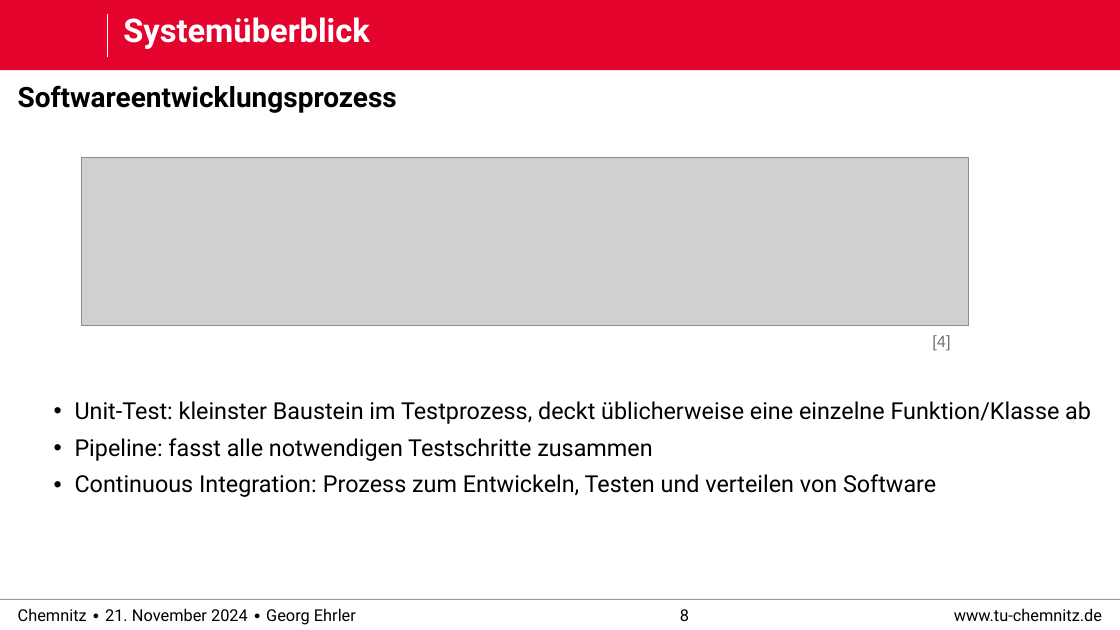
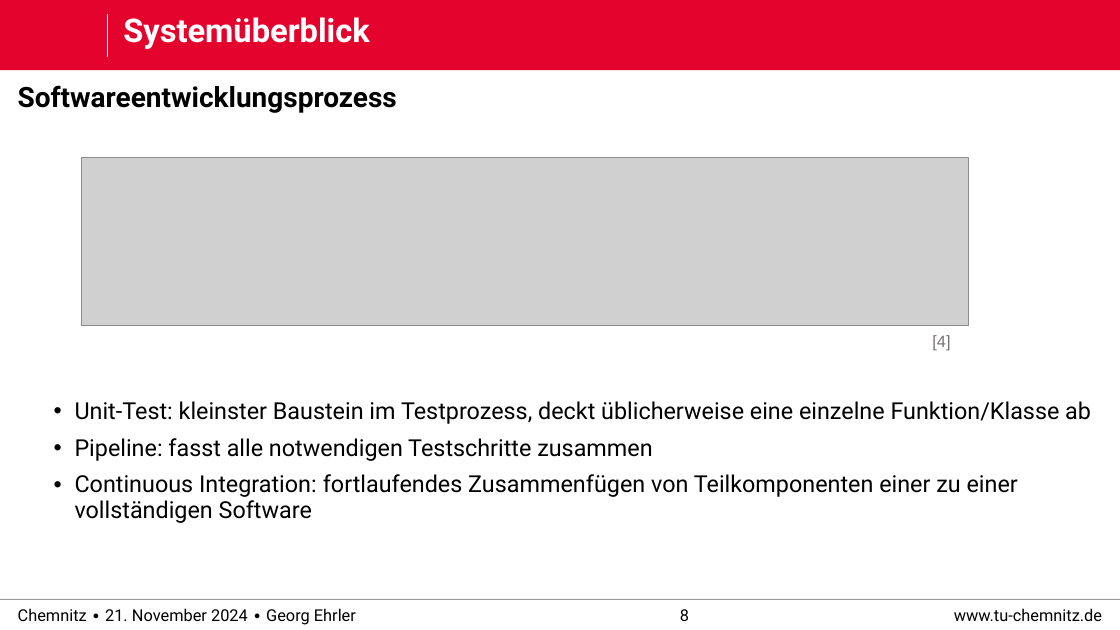
Before and after one commit to derEhrler/ACSDthesis_edited, a slide deck: slide 8 of defense/praktikum_defense.pptx. Drawn at 1120x630 pixels with LibreOffice and Linux fonts; fonts in the diff are those of the drawing; grey boxes stand for pictures; background and template pictures are left out. Boxes give left, top, right and bottom in pixels: in the first picture for what was removed or moved away, otherwise in the second. Text is boxed around its words. In the diff, an @@ line names an element or a change of style, - is before the commit and + after.

```diff
--- a/defense/praktikum_defense.pptx
+++ b/defense/praktikum_defense.pptx
@@ text at [75, 474, 1018, 523]: text changed @@
-• Continuous Integration: Prozess zum Entwickeln, Testen und verteilen von Software
+• Continuous Integration: fortlaufendes Zusammenfügen von Teilkomponenten einer zu einer vollständigen Software
```
